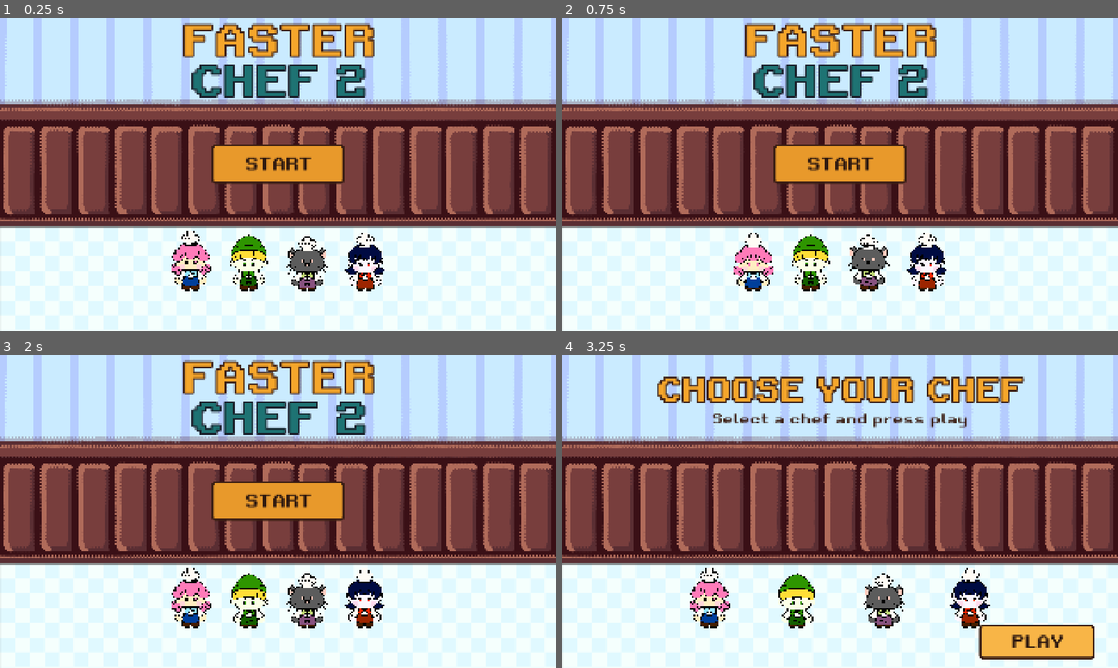
Above: before the commit, frames 1-4 (two rows, left to right).
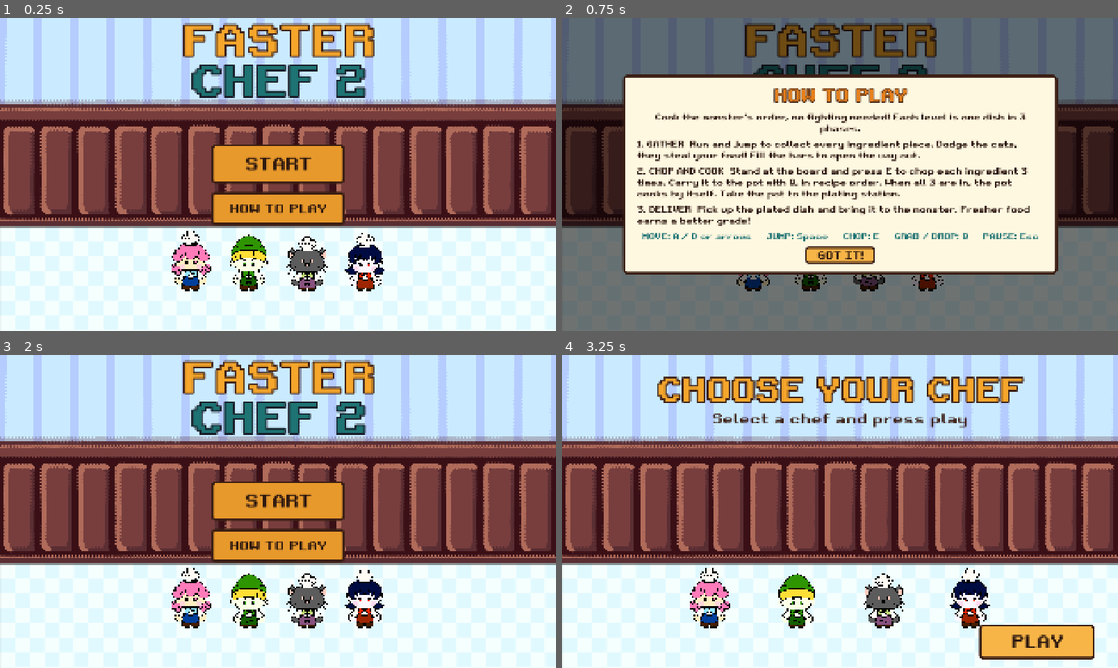
Above: after the commit, the same moments.

Repository: itspaulita/faster-chef-2
Game: Godot game, scene res://scenes/title_screen.tscn
Same seed, same stepped clock (60 frames per second), same inputs: the game is played once before the commit and once after it.
Inputs (mouse positions are in pixels of both pictures, inside the frame that each line leads up to):
- Up to frame 1 (0.25 s): no input
- Up to frame 2 (0.75 s): click (840, 208) at 0.5 s, where only the run after the commit has a clickable "HOW TO PLAY"
- Up to frame 3 (2 s): click (278, 592) at 1.25 s, where only the run after the commit has a clickable "GOT IT!"
- Up to frame 4 (3.25 s): click "START" at 2 s; click "PLAY" at 2.75 s

The runs differ from the first frame. In frame 1, 2.6% of the frame differs, in the area x 38-62%, y 55-67%; in frame 2, 99%, in the area x 0-100%, y 0-100%; in frame 3, 2.6%; in frame 4, nothing differs.

Commit message:
added how to play button

Diff:
--- /dev/null
+++ b/scenes/how_to_play.tscn
@@ -0,0 +1,141 @@
+[gd_scene format=3]
+
+[ext_resource type="Script" path="res://scripts/how_to_play.gd" id="1_how"]
+[ext_resource type="FontFile" path="res://assets/font/RetroGaming.ttf" id="2_font"]
+
+[sub_resource type="StyleBoxFlat" id="StyleBoxFlat_banner"]
+content_margin_left = 48.0
+content_margin_top = 32.0
+content_margin_right = 48.0
+content_margin_bottom = 36.0
+bg_color = Color(1, 0.97, 0.88, 1)
+border_width_left = 8
+border_width_top = 8
+border_width_right = 8
+border_width_bottom = 8
+border_color = Color(0.23, 0.12, 0.08, 1)
+corner_radius_top_left = 14
+corner_radius_top_right = 14
+corner_radius_bottom_right = 14
+corner_radius_bottom_left = 14
+
+[sub_resource type="StyleBoxFlat" id="StyleBoxFlat_btn"]
+bg_color = Color(0.91, 0.6, 0.17, 1)
+border_width_left = 6
+border_width_top = 6
+border_width_right = 6
+border_width_bottom = 6
+border_color = Color(0.23, 0.12, 0.08, 1)
+corner_radius_top_left = 10
+corner_radius_top_right = 10
+corner_radius_bottom_right = 10
+corner_radius_bottom_left = 10
+content_margin_left = 40.0
+content_margin_right = 40.0
+
+[sub_resource type="StyleBoxFlat" id="StyleBoxFlat_btn_hover"]
+bg_color = Color(0.97, 0.71, 0.28, 1)
+border_width_left = 6
+border_width_top = 6
+border_width_right = 6
+border_width_bottom = 6
+border_color = Color(0.23, 0.12, 0.08, 1)
+corner_radius_top_left = 10
+corner_radius_top_right = 10
+corner_radius_bottom_right = 10
+corner_radius_bottom_left = 10
+content_margin_left = 40.0
+content_margin_right = 40.0
+
+[sub_resource type="Theme" id="Theme_how"]
+default_font = ExtResource("2_font")
+default_font_size = 28
+Label/colors/font_color = Color(0.17, 0.09, 0.06, 1)
+Button/colors/font_color = Color(0.17, 0.09, 0.06, 1)
+Button/colors/font_hover_color = Color(0.17, 0.09, 0.06, 1)
+Button/colors/font_pressed_color = Color(0.17, 0.09, 0.06, 1)
+Button/colors/font_focus_color = Color(0.17, 0.09, 0.06, 1)
+Button/font_sizes/font_size = 36
+Button/styles/normal = SubResource("StyleBoxFlat_btn")
+Button/styles/hover = SubResource("StyleBoxFlat_btn_hover")
+Button/styles/pressed = SubResource("StyleBoxFlat_btn")
+Button/styles/focus = SubResource("StyleBoxFlat_btn_hover")
+
+[node name="HowToPlay" type="CanvasLayer"]
+layer = 10
+script = ExtResource("1_how")
+
+[node name="Dim" type="ColorRect" parent="."]
+anchors_preset = 15
+anchor_right = 1.0
+anchor_bottom = 1.0
+grow_horizontal = 2
+grow_vertical = 2
+color = Color(0, 0, 0, 0.55)
+
+[node name="Center" type="CenterContainer" parent="Dim"]
+layout_mode = 1
+anchors_preset = 15
+anchor_right = 1.0
+anchor_bottom = 1.0
+grow_horizontal = 2
+grow_vertical = 2
+
+[node name="Banner" type="PanelContainer" parent="Dim/Center"]
+unique_name_in_owner = true
+custom_minimum_size = Vector2(1500, 0)
+layout_mode = 2
+theme = SubResource("Theme_how")
+theme_override_styles/panel = SubResource("StyleBoxFlat_banner")
+
+[node name="V" type="VBoxContainer" parent="Dim/Center/Banner"]
+layout_mode = 2
+theme_override_constants/separation = 18
+
+[node name="Title" type="Label" parent="Dim/Center/Banner/V"]
+layout_mode = 2
+theme_override_colors/font_color = Color(0.91, 0.5, 0.1, 1)
+theme_override_colors/font_outline_color = Color(0.23, 0.12, 0.08, 1)
+theme_override_constants/outline_size = 12
+theme_override_font_sizes/font_size = 60
+text = "HOW TO PLAY"
+horizontal_alignment = 1
+
+[node name="Goal" type="Label" parent="Dim/Center/Banner/V"]
+custom_minimum_size = Vector2(1400, 0)
+layout_mode = 2
+text = "Cook the monster's order, no fighting needed! Each level is one dish in 3 phases."
+horizontal_alignment = 1
+autowrap_mode = 3
+
+[node name="Phase1" type="Label" parent="Dim/Center/Banner/V"]
+custom_minimum_size = Vector2(1400, 0)
+layout_mode = 2
+text = "1. GATHER  Run and jump to collect every ingredient piece. Dodge the cats, they steal your food! Fill the bars to open the way out."
+autowrap_mode = 3
+
+[node name="Phase2" type="Label" parent="Dim/Center/Banner/V"]
+custom_minimum_size = Vector2(1400, 0)
+layout_mode = 2
+text = "2. CHOP AND COOK  Stand at the board and press E to chop each ingredient 3 times. Carry it to the pot with Q, in recipe order. When all 3 are in, the pot cooks by itself. Take the pot to the plating station."
+autowrap_mode = 3
+
+[node name="Phase3" type="Label" parent="Dim/Center/Banner/V"]
+custom_minimum_size = Vector2(1400, 0)
+layout_mode = 2
+text = "3. DELIVER  Pick up the plated dish and bring it to the monster. Fresher food earns a better grade!"
+autowrap_mode = 3
+
+[node name="Controls" type="Label" parent="Dim/Center/Banner/V"]
+custom_minimum_size = Vector2(1400, 0)
+layout_mode = 2
+theme_override_colors/font_color = Color(0.12, 0.45, 0.45, 1)
+text = "MOVE: A / D or arrows     JUMP: Space     CHOP: E     GRAB / DROP: Q     PAUSE: Esc"
+horizontal_alignment = 1
+autowrap_mode = 3
+
+[node name="CloseButton" type="Button" parent="Dim/Center/Banner/V"]
+unique_name_in_owner = true
+layout_mode = 2
+size_flags_horizontal = 4
+text = "GOT IT!"
--- a/scenes/title_screen.tscn
+++ b/scenes/title_screen.tscn
@@ -9,6 +9,8 @@
 [ext_resource type="Texture2D" uid="uid://b80hoxdx32g1e" path="res://assets/images/player/Pastatouille 110x80.png" id="7_pasta"]
 [ext_resource type="Texture2D" uid="uid://c3g4ls31mmqjr" path="res://assets/images/player/Mavis Papaya 110x80.png" id="8_mavis"]
 [ext_resource type="FontFile" uid="uid://gdslv24chos0" path="res://assets/font/RetroGaming.ttf" id="9_mykxm"]
+
+[ext_resource type="PackedScene" path="res://scenes/how_to_play.tscn" id="10_how"]
 
 [sub_resource type="StyleBoxFlat" id="StyleBoxFlat_normal"]
 bg_color = Color(0.91, 0.6, 0.17, 1)
@@ -151,3 +153,23 @@
 theme_override_styles/hover = SubResource("StyleBoxFlat_hover")
 theme_override_styles/focus = SubResource("StyleBoxFlat_hover")
 text = "START"
+
+[node name="HowToPlayButton" type="Button" parent="."]
+layout_mode = 0
+offset_left = 730.0
+offset_top = 600.0
+offset_right = 1190.0
+offset_bottom = 716.0
+theme_override_colors/font_color = Color(0.17, 0.09, 0.06, 1)
+theme_override_colors/font_focus_color = Color(0.17, 0.09, 0.06, 1)
+theme_override_colors/font_pressed_color = Color(0.17, 0.09, 0.06, 1)
+theme_override_colors/font_hover_color = Color(0.17, 0.09, 0.06, 1)
+theme_override_fonts/font = ExtResource("9_mykxm")
+theme_override_font_sizes/font_size = 44
+theme_override_styles/normal = SubResource("StyleBoxFlat_normal")
+theme_override_styles/pressed = SubResource("StyleBoxFlat_pressed")
+theme_override_styles/hover = SubResource("StyleBoxFlat_hover")
+theme_override_styles/focus = SubResource("StyleBoxFlat_hover")
+text = "HOW TO PLAY"
+
+[node name="HowToPlay" parent="." instance=ExtResource("10_how")]
--- /dev/null
+++ b/scripts/how_to_play.gd
@@ -0,0 +1,30 @@
+class_name HowToPlay
+extends CanvasLayer
+## "How to play" panel: the three phases and the controls. Opened from the title screen.
+## Closes with the button, Esc, or a click outside the panel.
+
+@onready var close_button: Button = %CloseButton
+@onready var banner: Control = %Banner
+
+
+func _ready() -> void:
+	hide()
+	close_button.pressed.connect(close)
+	banner.resized.connect(func(): banner.pivot_offset = banner.size / 2.0)
+
+
+func open() -> void:
+	show()
+	close_button.grab_focus()
+	create_tween().tween_property(banner, "scale", Vector2.ONE, 0.2) \
+			.from(Vector2(0.9, 0.9)).set_trans(Tween.TRANS_BACK).set_ease(Tween.EASE_OUT)
+
+
+func close() -> void:
+	hide()
+
+
+func _unhandled_input(event: InputEvent) -> void:
+	if visible and event.is_action_pressed("ui_cancel"):
+		close()
+		get_viewport().set_input_as_handled()
--- a/scripts/title_screen.gd
+++ b/scripts/title_screen.gd
@@ -3,10 +3,13 @@
 const NEXT_SCENE := "res://scenes/choose_chef.tscn"
 
 @onready var start_button: Button = $StartButton
+@onready var how_to_play_button: Button = $HowToPlayButton
+@onready var how_to_play: HowToPlay = $HowToPlay
 
 
 func _ready() -> void:
 	start_button.pressed.connect(_on_start_pressed)
+	how_to_play_button.pressed.connect(how_to_play.open)
 
 
 func _on_start_pressed() -> void:
Not shown, added: scripts/how_to_play.gd.uid
